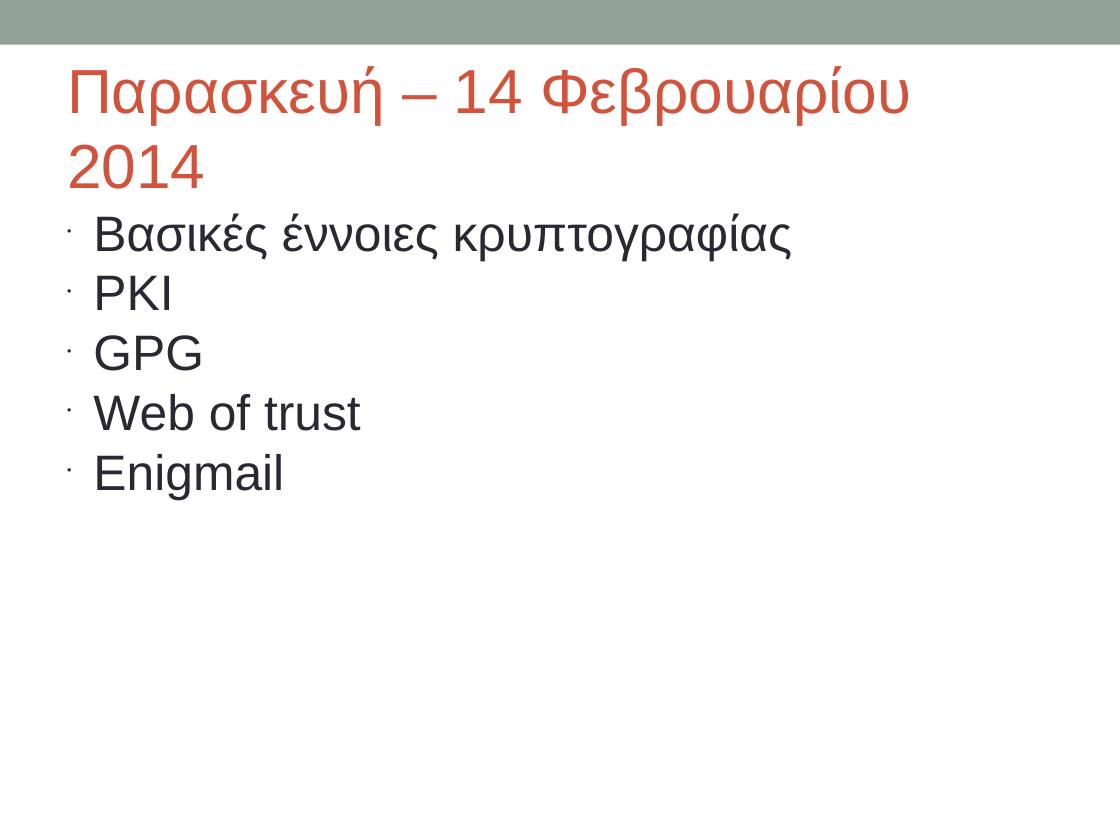
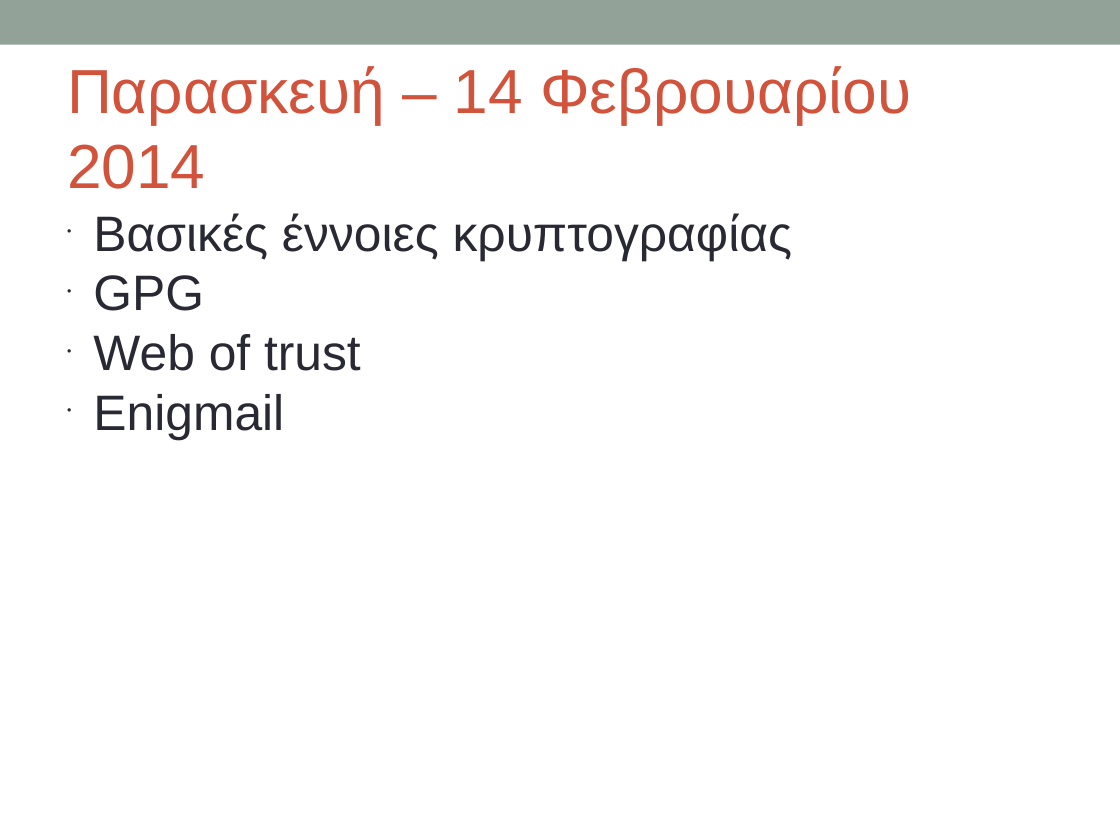
Before and after one commit to gtklocker/security-class, a slide deck: slide 4 of slides/00_administrativa.pptx. Drawn at 1120x840 pixels with LibreOffice and Linux fonts; fonts in the diff are those of the drawing. Boxes give left, top, right and bottom in pixels: in the first picture for what was removed or moved away, otherwise in the second. Text is boxed around its words. In the diff, an @@ line names an element or a change of style, - is before the commit and + after.

```diff
--- a/slides/00_administrativa.pptx
+++ b/slides/00_administrativa.pptx
@@ text at [93, 275, 173, 310]: paragraph removed @@
-• PKI
```
Also in this commit, not shown: 1 other file.
